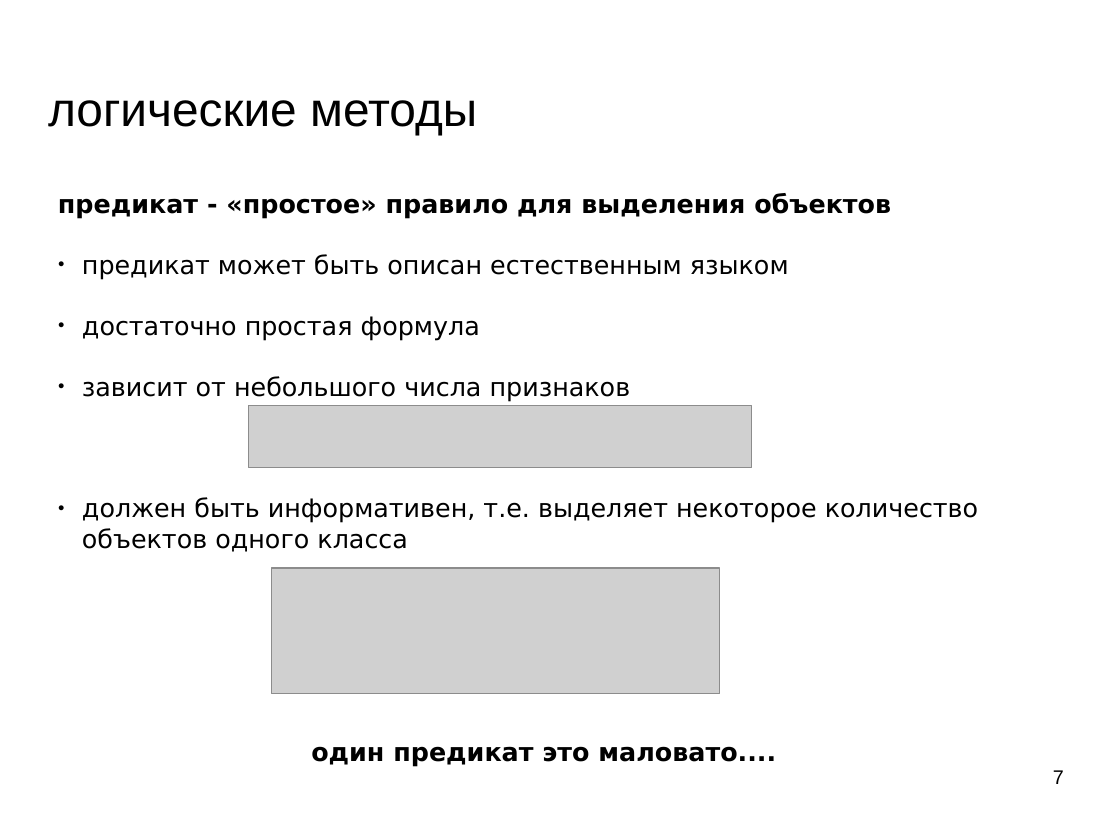
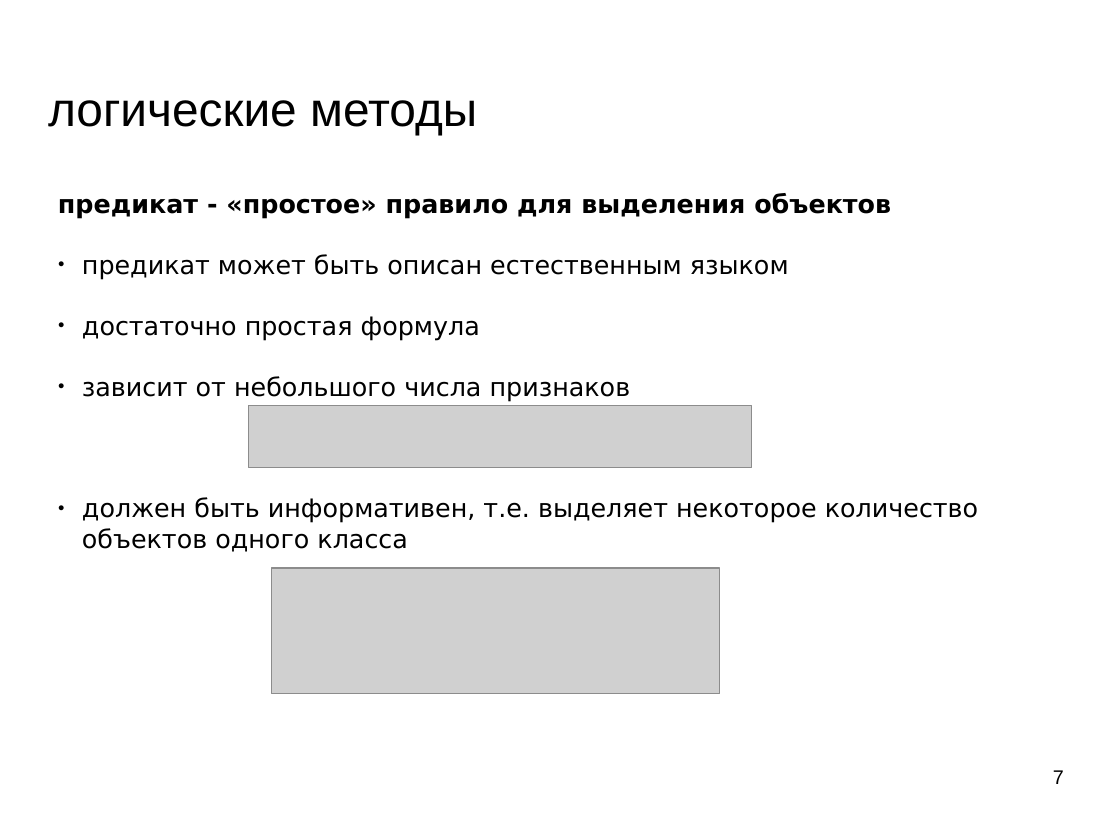
Before and after one commit to mechanoid5/ml_lectorium_2023_I, a slide deck: slide 7 of 08-logical.odp. Drawn at 1120x840 pixels with LibreOffice and Linux fonts; fonts in the diff are those of the drawing; grey boxes stand for pictures; background and template pictures are left out. Boxes give left, top, right and bottom in pixels: in the first picture for what was removed or moved away, otherwise in the second. Text is boxed around its words. In the diff, an @@ line names an element or a change of style, - is before the commit and + after.

```diff
--- a/08-logical.odp
+++ b/08-logical.odp
@@ text removed at (x1=311, y1=746, x2=776, y2=767) @@
-один предикат это маловато....
```
Also in this commit, not shown: 1 other slide changed, 6 other files.
